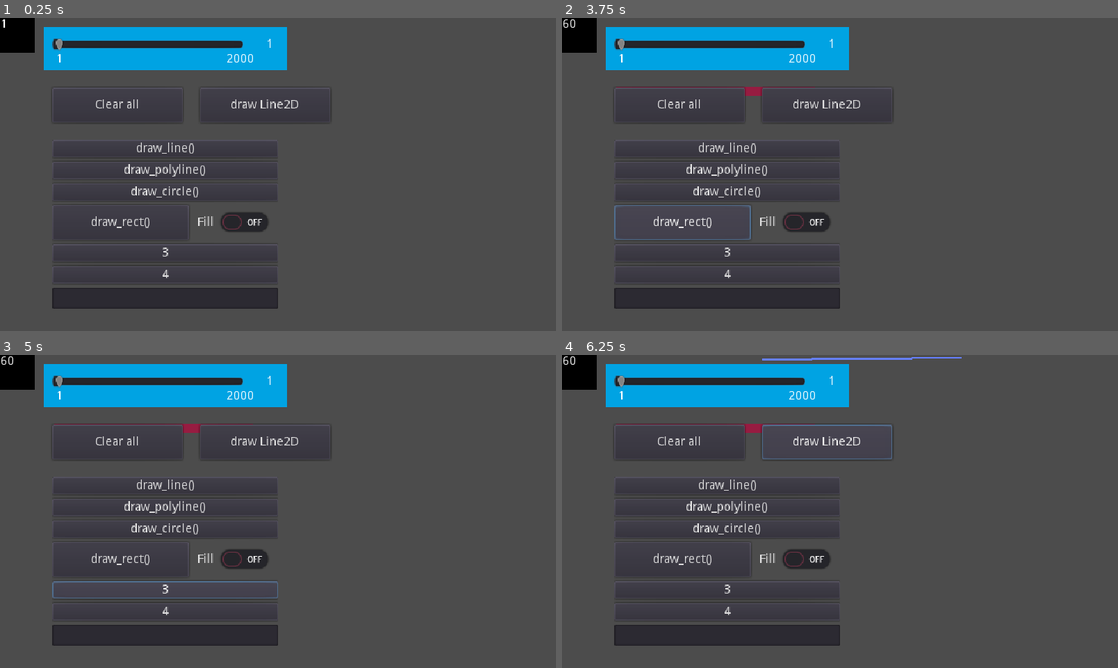
Above: before the commit, frames 1-4 (two rows, left to right).
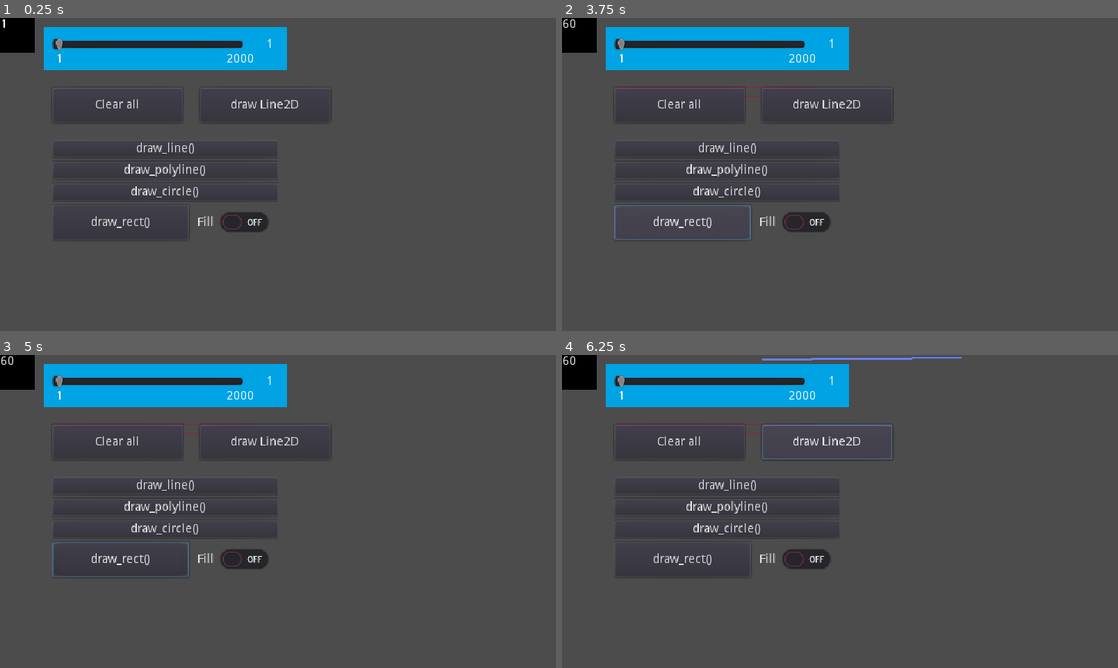
Above: after the commit, the same moments.

Repository: wyrmling/godot-perf-lines
Game: Godot game, scene res://World.tscn
The game is run twice, just before and just after one commit, with the same random seed, the same clock (stepped at 60 frames per second) and the same inputs.
Inputs (mouse positions are in pixels of both pictures, inside the frame that each line leads up to):
- Up to frame 1 (0.25 s): no input
- Up to frame 2 (3.75 s): click "Clear all" at 0.5 s; click "draw_line()" at 1.25 s; click "draw_polyline()" at 2 s; click "draw_circle()" at 2.75 s; click "draw_rect()" at 3.5 s
- Up to frame 3 (5 s): click (166, 589) at 4.25 s, where only the run before the commit has a clickable "3"
- Up to frame 4 (6.25 s): click (728, 611) at 5 s, where only the run before the commit has a clickable "4"; click "draw Line2D" at 5.75 s

The runs differ from the first frame. In frame 1, 2.7% of the frame differs, in the area x 9-50%, y 73-93%; in frame 2, 2.8%; in frame 3, 3.3%, in the area x 9-50%, y 22-93%; in frame 4, 2.8%.

Commit message:
0.0.1

Diff:
--- a/World.gd
+++ b/World.gd
@@ -1,12 +1,14 @@
 extends Node2D
 
 var obj_num : int
-var obj_type : String
+var obj_type : int = -1
 #var obstacles_of_vectors : PoolVector3Array
+
+enum {LINE, POLYLINE, CIRCLE, RECT}
 
 func _draw():
     match obj_type:
-        'line':
+        LINE:
             for i in obj_num:
                 draw_line(
                     Vector2(randi()%640, randi()%360),
@@ -15,7 +17,7 @@
                     Color(randf(), randf(), randf()),
                     2.0
                 )
-        'polyline':
+        POLYLINE:
             var pool : Array = []
             for i in obj_num:
                 pool.append(Vector2(randi()%640, randi()%360))
@@ -25,7 +27,7 @@
                 Color(randf(), randf(), randf()),
                 2.0
             )
-        'circle':
+        CIRCLE:
             for i in obj_num:
                 draw_circle(
                     Vector2(randi()%640+10, randi()%360+10),
@@ -33,12 +35,12 @@
 #                    Color("#b2d90a"),
                     Color(randf(), randf(), randf())
                 )
-        'rect':
+        RECT:
             for i in obj_num:
                 draw_rect(
                     Rect2(Vector2(randi()%640, randi()%360), Vector2(randi()%640, randi()%360)),
                     Color(randf(), randf(), randf()),
-                    true
+                    $gui/ScrollContainer/VBoxContainer/Container/CheckButton.pressed
                 )
         _:
             print("Type not set")
@@ -107,7 +109,7 @@
 func clearAll():
     for c in $"2dlines_container".get_children():
         c.queue_free()
-    obj_type = ''
+    obj_type = -1
     update()
 
 func _ready():
@@ -119,10 +121,10 @@
 
     $gui/block/lines_num.connect('value_changed', self, 'setLines')
 
-    $gui.find_node('b_draw_line').connect('pressed', self, 'drawCustom', ['line'])
-    $gui.find_node('b_draw_polyline').connect('pressed', self, 'drawCustom', ['polyline'])
-    $gui.find_node('b_draw_circles').connect('pressed', self, 'drawCustom', ['circle'])
-    $gui.find_node('b_draw_rect').connect('pressed', self, 'drawCustom', ['rect'])
+    $gui.find_node('b_draw_line').connect('pressed', self, 'drawCustom', [LINE])
+    $gui.find_node('b_draw_polyline').connect('pressed', self, 'drawCustom', [POLYLINE])
+    $gui.find_node('b_draw_circles').connect('pressed', self, 'drawCustom', [CIRCLE])
+    $gui.find_node('b_draw_rect').connect('pressed', self, 'drawCustom', [RECT])
     $gui/b_draw_line2d.connect('pressed', self, 'drawLines2D')
 
     $gui/clear.connect('pressed', self, 'clearAll')
--- a/World.tscn
+++ b/World.tscn
@@ -6,6 +6,7 @@
 script = ExtResource( 1 )
 
 [node name="Camera2D" type="Camera2D" parent="."]
+visible = false
 anchor_mode = 0
 current = true
 
@@ -26,6 +27,7 @@
 z_index = -1
 
 [node name="gui" type="CanvasLayer" parent="."]
+editor/display_folded = true
 
 [node name="b_draw_line2d" type="Button" parent="gui"]
 margin_left = 230.0
@@ -58,7 +60,6 @@
 max_value = 2000.0
 value = 1.0
 rounded = true
-ticks_on_borders = false
 
 [node name="label" type="Label" parent="gui/block"]
 margin_left = 240.0
@@ -83,6 +84,7 @@
 text = "2000"
 
 [node name="ScrollContainer" type="ScrollContainer" parent="gui"]
+editor/display_folded = true
 margin_left = 60.0
 margin_top = 140.0
 margin_right = 320.0
@@ -90,25 +92,25 @@
 scroll_horizontal_enabled = false
 
 [node name="VBoxContainer" type="VBoxContainer" parent="gui/ScrollContainer"]
-margin_right = 248.0
-margin_bottom = 194.0
+margin_right = 260.0
+margin_bottom = 115.0
 size_flags_horizontal = 3
 custom_constants/separation = 5
 
 [node name="b_draw_line" type="Button" parent="gui/ScrollContainer/VBoxContainer"]
-margin_right = 248.0
+margin_right = 260.0
 margin_bottom = 20.0
 text = "draw_line()"
 
 [node name="b_draw_polyline" type="Button" parent="gui/ScrollContainer/VBoxContainer"]
 margin_top = 25.0
-margin_right = 248.0
+margin_right = 260.0
 margin_bottom = 45.0
 text = "draw_polyline()"
 
 [node name="b_draw_circles" type="Button" parent="gui/ScrollContainer/VBoxContainer"]
 margin_top = 50.0
-margin_right = 248.0
+margin_right = 260.0
 margin_bottom = 70.0
 size_flags_horizontal = 3
 size_flags_vertical = 3
@@ -116,36 +118,19 @@
 
 [node name="Container" type="HBoxContainer" parent="gui/ScrollContainer/VBoxContainer"]
 margin_top = 75.0
-margin_right = 248.0
+margin_right = 260.0
 margin_bottom = 115.0
 
 [node name="b_draw_rect" type="Button" parent="gui/ScrollContainer/VBoxContainer/Container"]
-margin_right = 145.0
+margin_right = 157.0
 margin_bottom = 40.0
 size_flags_horizontal = 3
 size_flags_vertical = 3
 text = "draw_rect()"
 
 [node name="CheckButton" type="CheckButton" parent="gui/ScrollContainer/VBoxContainer/Container"]
-margin_left = 149.0
-margin_right = 248.0
+margin_left = 161.0
+margin_right = 260.0
 margin_bottom = 40.0
 text = "Fill"
 align = 2
-
-[node name="Button3" type="Button" parent="gui/ScrollContainer/VBoxContainer"]
-margin_top = 120.0
-margin_right = 248.0
-margin_bottom = 140.0
-text = "3"
-
-[node name="Button4" type="Button" parent="gui/ScrollContainer/VBoxContainer"]
-margin_top = 145.0
-margin_right = 248.0
-margin_bottom = 165.0
-text = "4"
-
-[node name="LineEdit" type="LineEdit" parent="gui/ScrollContainer/VBoxContainer"]
-margin_top = 170.0
-margin_right = 248.0
-margin_bottom = 194.0
Binary file added: icon.png
Not shown, added: icon.png.import
